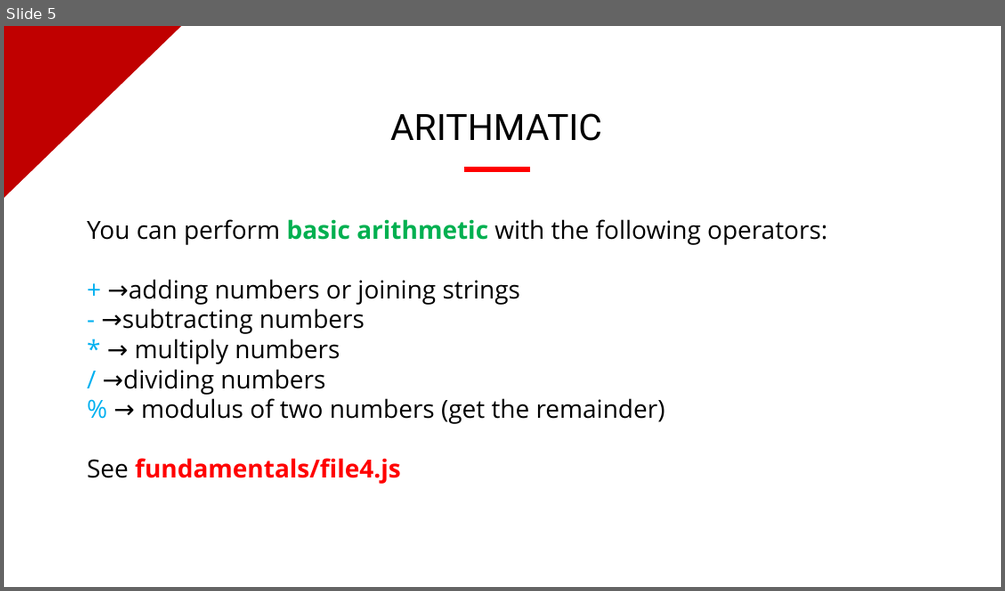
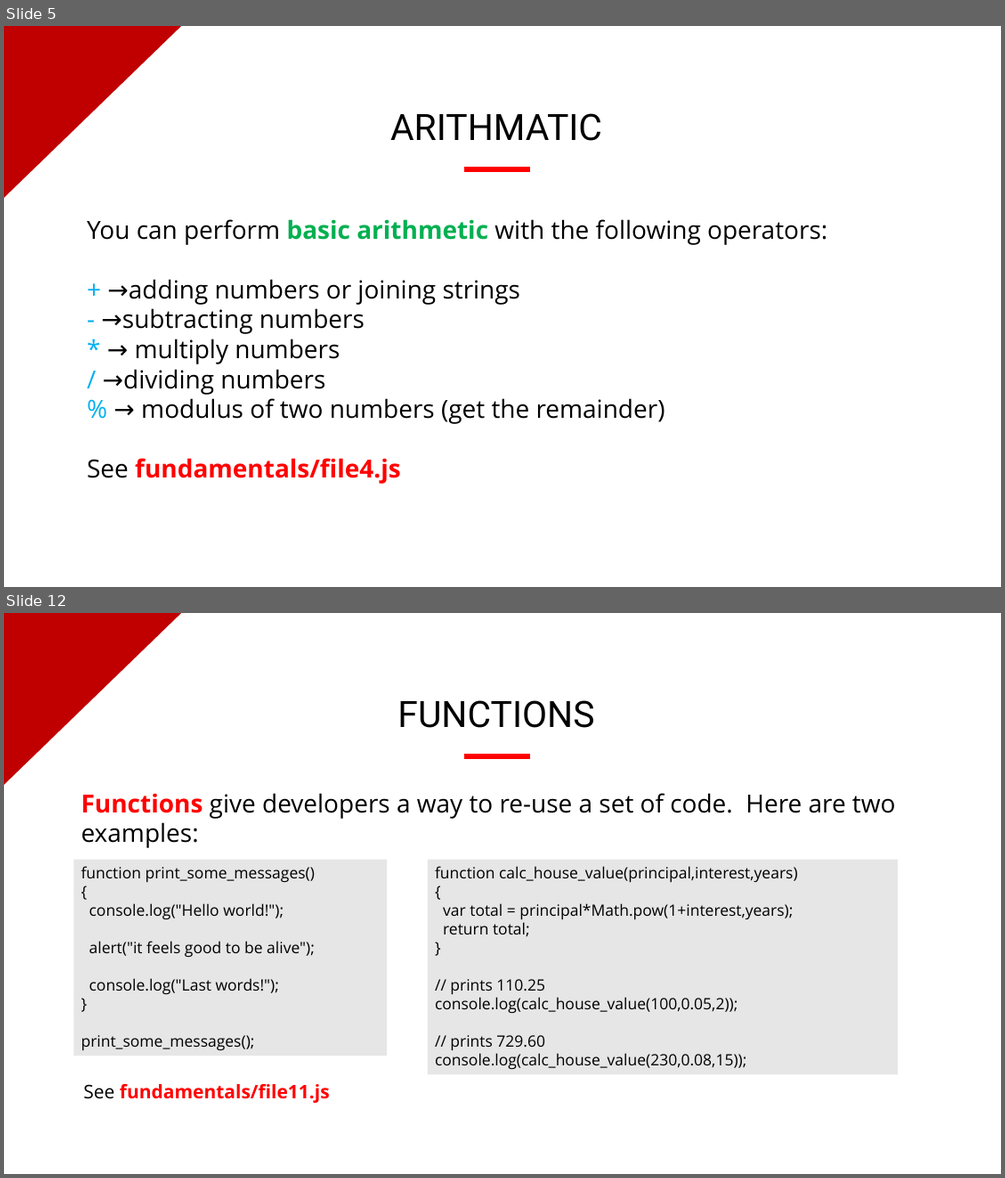
Before and after one commit to evermight/fullstack-training, a slide deck: crash-course/20230624-shell-js-python-php/fundamentals-of-coding.pptx. Shown one above the other, each under a label of ours: slide 5 before the commit, slides 5 and 12 after it; the slides between them are not shown. The pictures are 1005x591 and 1005x1178 pixels, drawn with LibreOffice and Linux fonts; fonts in the diff are those of the drawing; background and template pictures are left out. Boxes give left, top, right and bottom in pixels: in the first picture for what was removed or moved away, otherwise in the second. Text is boxed around its words. In the diff, an @@ line names an element or a change of style, - is before the commit and + after.

```diff
--- a/crash-course/20230624-shell-js-python-php/fundamentals-of-coding.pptx
+++ b/crash-course/20230624-shell-js-python-php/fundamentals-of-coding.pptx
@@ slide 12 added at (4,613,1001,1174), background picture (left out); not listed: 1 template element that a slide beside it also shows @@
@@ text added at (397,700,594,728), 35 pt, text #000000 @@
+FUNCTIONS
@@ rectangle added at (465,755,530,758), fill #FF0000, outline #FF0000 1 pt @@
@@ text added at (81,793,896,848), 24 pt, text #000000 @@
+Functions give developers a way to re-use a set of code. Here are two examples:
@@ rectangle added at (73,859,387,1055), fill #E7E6E6, 15 pt, text #000000 @@
+function print_some_messages()
+{
+console.log("Hello world!");
+alert("it feels good to be alive");
+console.log("Last words!");
+}
+print_some_messages();
@@ rectangle added at (428,859,898,1074), fill #E7E6E6, 15 pt, text #000000 @@
+function calc_house_value(principal,interest,years)
+{
+var total = principal*Math.pow(1+interest,years);
+return total;
+}
+// prints 110.25
+console.log(calc_house_value(100,0.05,2));
+// prints 729.60
+console.log(calc_house_value(230,0.08,15));
@@ text added at (83,1084,330,1103), 18 pt, text #FF0000, bold @@
+See fundamentals/file11.js
```
Also in this commit, not shown: 7 slides changed, 2 other slides added, 20 slides removed, 29 other files.
